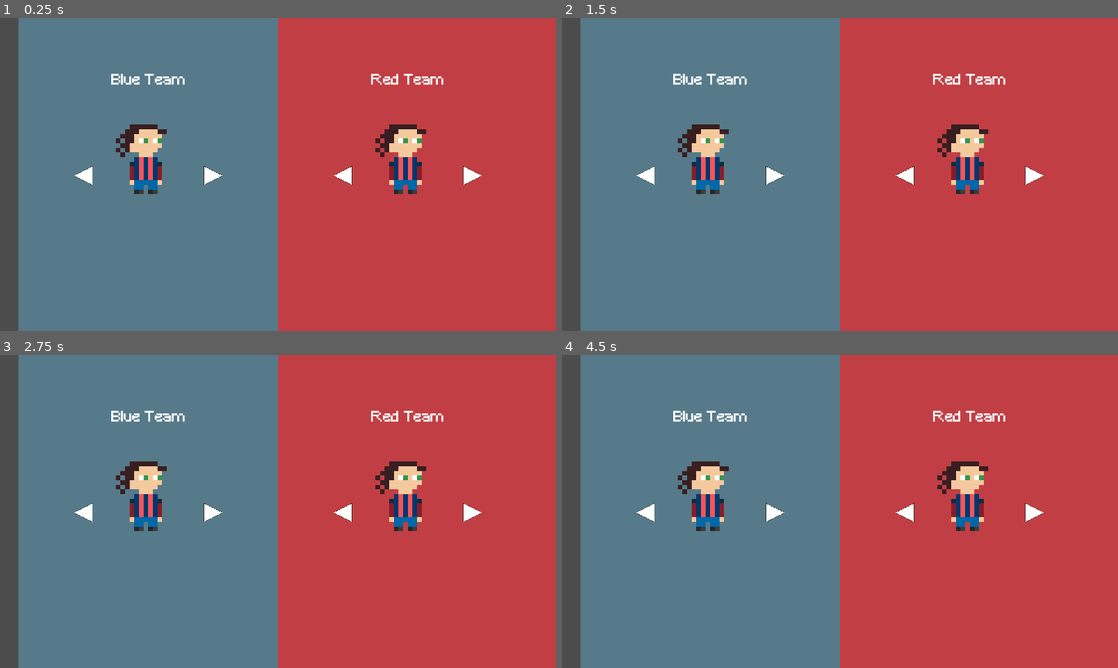
Above: before the commit, frames 1-4 (two rows, left to right).
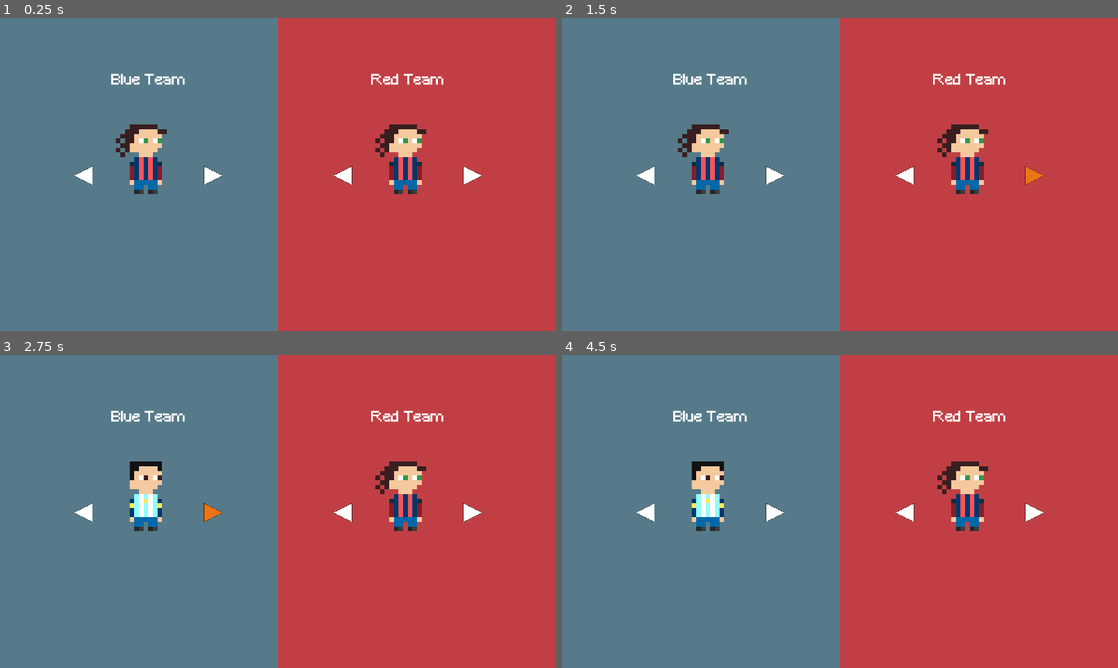
Above: after the commit, the same moments.

Repository: dizmerly/chaoticFootball
Game: Godot game, scene res://scenes/character_selection_panel.tscn
The game is run twice, just before and just after one commit, with the same random seed, the same clock (stepped at 60 frames per second) and the same inputs. This scene is started directly instead of the project's main scene.
Inputs (mouse positions are in pixels of both pictures, inside the frame that each line leads up to):
- Up to frame 1 (0.25 s): no input
- Up to frame 2 (1.5 s): click (906, 174) at 0.5 s; click (1034, 174) at 1.25 s
- Up to frame 3 (2.75 s): click (211, 511) at 2 s
- Up to frame 4 (4.5 s): click (645, 511) at 2.75 s; tap Enter at 3.5 s; move the mouse to (962, 495) at 3.52 s; hold D (right) 3.53-4.25 s; tap F (interact) at 3.6 s; click (962, 495) at 3.67 s; tap Space (jump) at 3.77, 4.25 s; drag from (728, 527) to (812, 574) at 4.27 s

The runs differ from the first frame. In frame 1, 3.4% of the frame differs, in the area x 0-4%, y 0-100%; in frame 2, 3.5%; in frame 3, 4.2%, in the area x 0-40%, y 0-100%; in frame 4, 4.1%.

Commit message:
Fix character selection button interactions

Diff:
--- a/chaotic-football/scenes/character_selection_panel.tscn
+++ b/chaotic-football/scenes/character_selection_panel.tscn
@@ -24,9 +24,12 @@
 script = ExtResource("1_ghwnj")
 
 [node name="ButtonGroup" type="Control" parent="." unique_id=2131433626]
-anchors_preset = 0
-offset_right = 40.0
-offset_bottom = 40.0
+layout_mode = 1
+anchors_preset = 15
+anchor_right = 1.0
+anchor_bottom = 1.0
+grow_horizontal = 2
+grow_vertical = 2
 
 [node name="left_red" type="TextureButton" parent="ButtonGroup" unique_id=1082041059]
 layout_mode = 0
@@ -79,14 +82,15 @@
 offset_left = 960.0
 offset_right = 1920.0
 offset_bottom = 1080.0
+mouse_filter = 2
 color = Color(0.7609993, 0.25068137, 0.27001974, 1)
 
 [node name="ColorRect" type="ColorRect" parent="." unique_id=1532310075]
 z_index = -3
 layout_mode = 0
-offset_left = 64.0
 offset_right = 960.0
 offset_bottom = 1080.0
+mouse_filter = 2
 color = Color(0.3374371, 0.47908807, 0.5388152, 1)
 
 [node name="red_team_label" type="Label" parent="." unique_id=1262510596]
@@ -123,6 +127,7 @@
 offset_right = 255.35999
 offset_bottom = 164.0
 grow_vertical = 2
+mouse_filter = 2
 
 [node name="blue_image" type="TextureRect" parent="blue_portrait" unique_id=322010295]
 custom_minimum_size = Vector2(256, 256)
@@ -141,6 +146,7 @@
 offset_top = -284.0
 offset_right = 256.6399
 offset_bottom = 164.0
+mouse_filter = 2
 
 [node name="red_image" type="TextureRect" parent="red_portrait" unique_id=93156974]
 custom_minimum_size = Vector2(256, 256)
@@ -184,3 +190,8 @@
 offset_right = 512.0
 offset_bottom = 128.0
 color = Color(0.24705882, 0.9137255, 0.23921569, 1)
+
+[connection signal="pressed" from="ButtonGroup/left_red" to="." method="_on_left_red_pressed"]
+[connection signal="pressed" from="ButtonGroup/right_red" to="." method="_on_right_red_pressed"]
+[connection signal="pressed" from="ButtonGroup/right_blue" to="." method="_on_right_blue_pressed"]
+[connection signal="pressed" from="ButtonGroup/left_blue" to="." method="_on_left_blue_pressed"]
--- a/chaotic-football/scripts/character_selection_panel.gd
+++ b/chaotic-football/scripts/character_selection_panel.gd
@@ -104,21 +104,37 @@
 				ready_red.hide()
 
 func cycle_blue_left() -> void:
-	if ready_blue.hidden:
+	if not ready_blue.visible:
 		blue_index = wrapi(blue_index - 1, 0, CHARACTERS.size())
 		load_image(blue_index, "blue")
 
 func cycle_blue_right() -> void:
-	if ready_blue.hidden:
+	if not ready_blue.visible:
 		blue_index = wrapi(blue_index + 1, 0, CHARACTERS.size())
 		load_image(blue_index, "blue")
 
 func cycle_red_left() -> void:
-	if ready_red.hidden:
+	if not ready_red.visible:
 		red_index = wrapi(red_index - 1, 0, CHARACTERS.size())
 		load_image(red_index, "red")
 
 func cycle_red_right() -> void:
-	if ready_red.hidden:
+	if not ready_red.visible:
 		red_index = wrapi(red_index + 1, 0, CHARACTERS.size())
 		load_image(red_index, "red")
+
+
+func _on_left_red_pressed() -> void:
+	cycle_red_left()
+
+
+func _on_right_red_pressed() -> void:
+	cycle_red_right()
+
+
+func _on_right_blue_pressed() -> void:
+	cycle_blue_right()
+
+
+func _on_left_blue_pressed() -> void:
+	cycle_blue_left()
